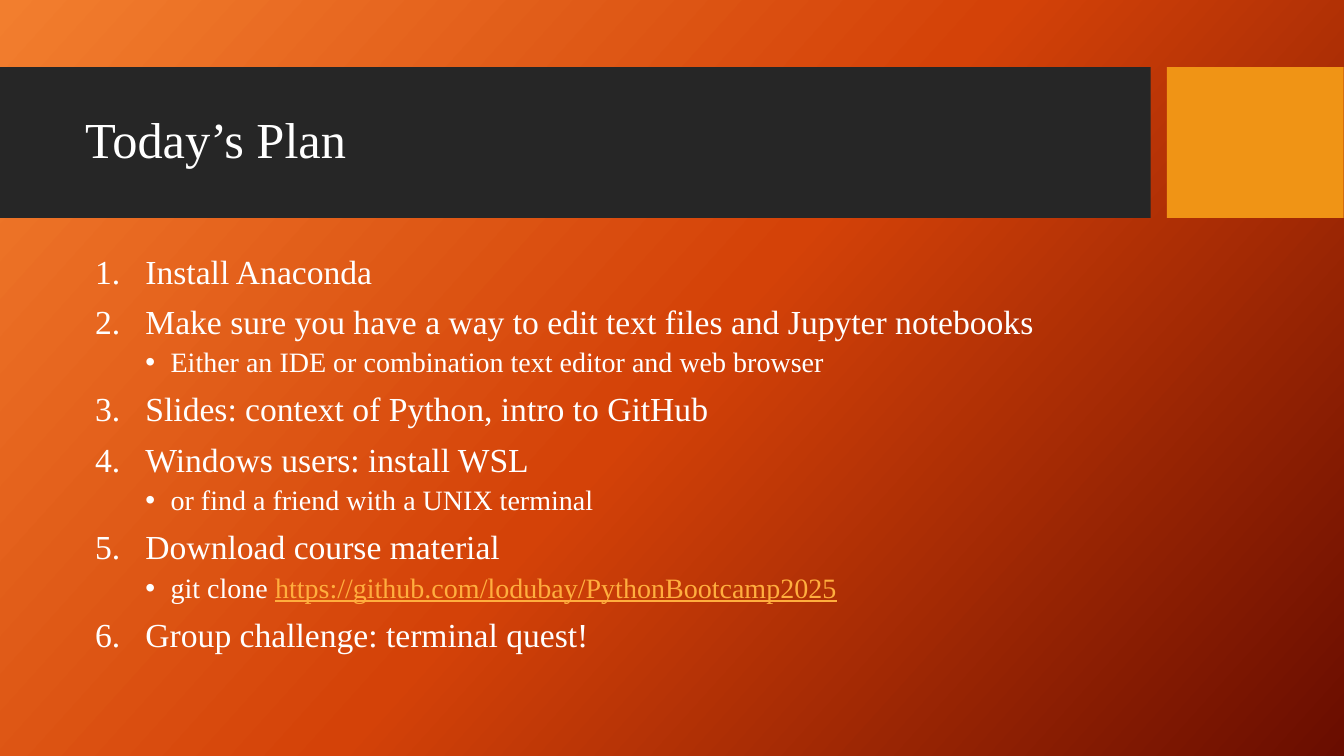
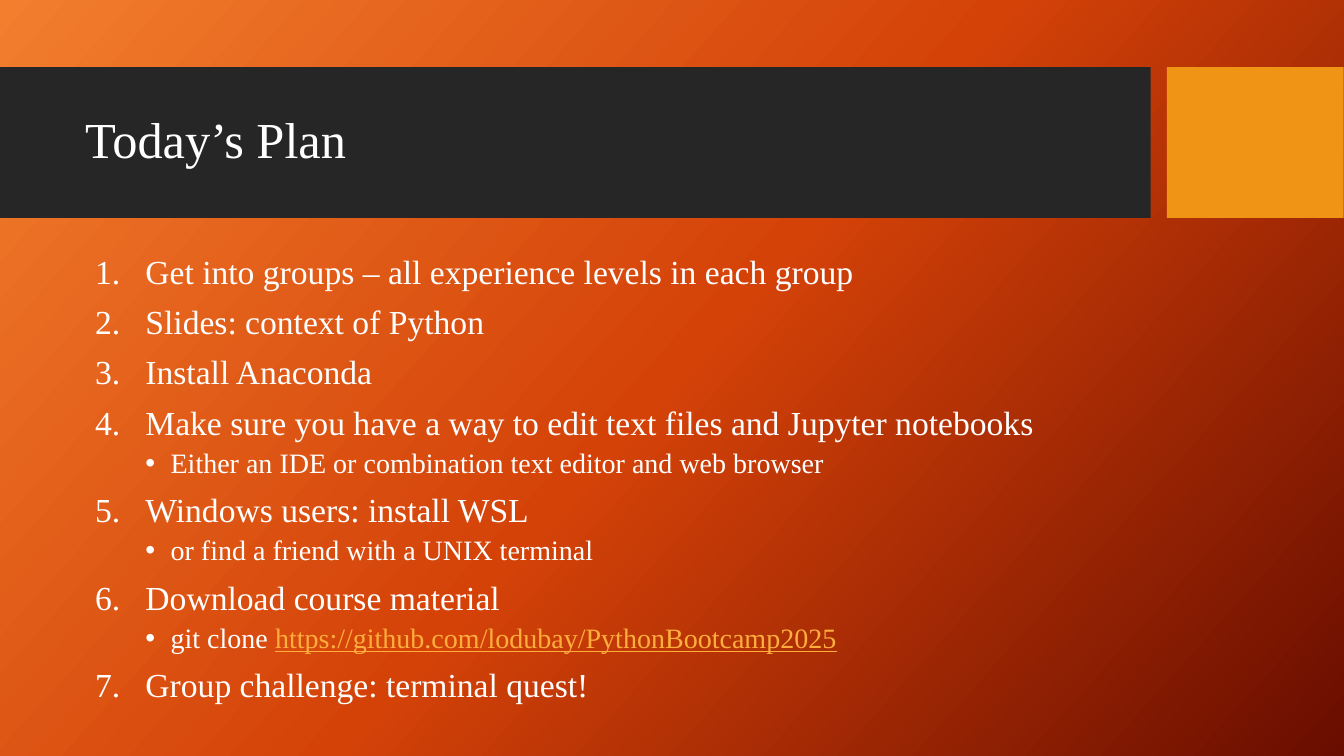
Before and after one commit to lodubay/PythonBootcamp2025, a slide deck: slide 18 of day1/slides/intro.pptx. Drawn at 1344x756 pixels with LibreOffice and Linux fonts; fonts in the diff are those of the drawing; background and template pictures are left out. Boxes give left, top, right and bottom in pixels: in the first picture for what was removed or moved away, otherwise in the second. Text is boxed around its words. In the diff, an @@ line names an element or a change of style, - is before the commit and + after.

Commit message:
minor slide updates

```diff
--- a/day1/slides/intro.pptx
+++ b/day1/slides/intro.pptx
@@ text at bbox=[145, 260, 853, 341]: paragraphs added @@
+1. Get into groups – all experience levels in each group
+2. Slides: context of Python
@@ text at bbox=[145, 397, 708, 428]: paragraph removed @@
-3. Slides: context of Python, intro to GitHub
```
